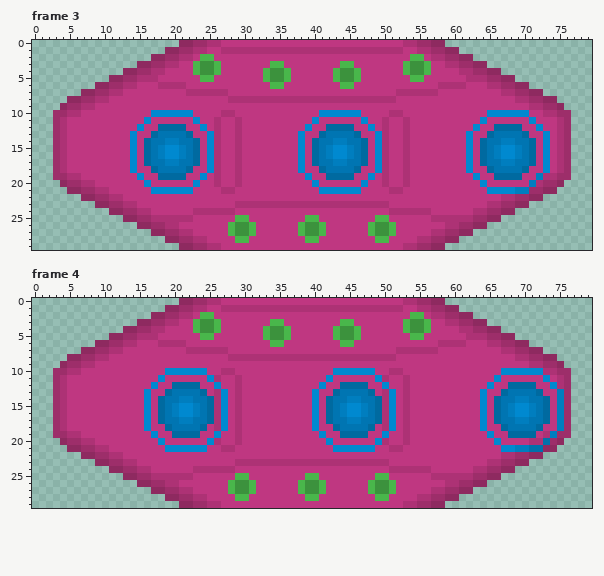
A pixel-art file gets an edit: source/images/originals/spaceship.aseprite. The picture above is the old version.
80x30 pixels, 12 frames. Colours within 5 levels of each other are drawn and written as one. Shown: frame 3, frame 4. The commit also changed other frames, which this record leaves out.
Now the later version:
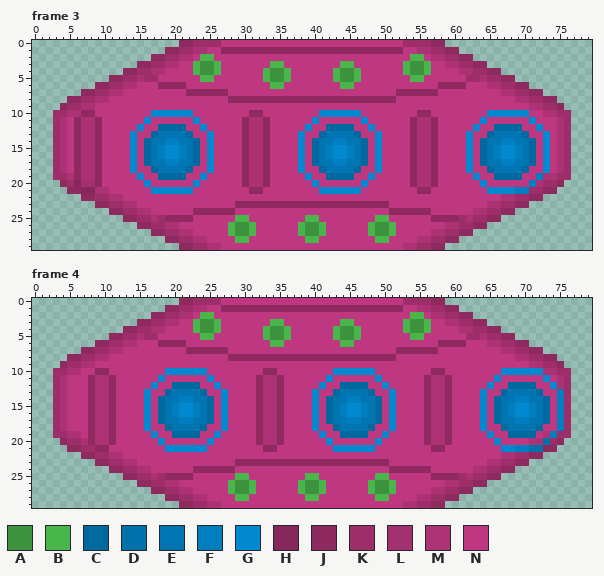
Palette (. is transparent): A #3c923d  B #49b64b  C #006aa0  D #0071ab  E #0075b2  F #007ebf  G #0089d0  H #85285b  J #8e2a60  K #9d2e6a  L #a4306f  M #ad3275  N #bf3781
The author wrote: Indents spin as well
Change:
Frame 3, layer "Depth":
Colour H replaces colour K in row 20 at x 6; in row 21 at x 7 to 8.
Colour J replaces colour M in row 1 at x 27 to 52; in row 6 at x 18 to 21 and 58 to 61; in row 7 at x 22 to 27 and 52 to 57; in row 8 at x 28 to 51; in row 19 at x 6; in row 23 at x 29 to 50.
Colour J replaces colour M in row 24 at x 23 to 28 and 51 to 56; in row 25 at x 19 to 22 and 57 to 60.
Colour J replaces colour N in row 10 at x 7 to 8, 31 to 32 and 55 to 56; in rows 11 to 18 at x 6, 9, 30, 33, 54 and 57; in rows 19 to 20 at x 9, 30, 33, 54 and 57; in row 21 at x 31 to 32 and 55 to 56.
Colour K replaces colour M in row 0 at x 25 to 26 and 53 to 54; in row 5 at x 16 to 17 and 62 to 63; in row 25 at x 18 and 61.
Colour L replaces colour M in row 20 at x 7 to 8.
Colour M replaces colour N in rows 11 to 19 at x 7 to 8, 31 to 32 and 55 to 56; in row 20 at x 31 to 32 and 55 to 56.
Colour N replaces colour M in row 10 at x 27 to 28 and 51 to 52; in rows 11 to 20 at x 26, 29, 50 and 53; in row 21 at x 27 to 28 and 51 to 52.
Frame 4, layer "Depth":
Colour J replaces colour M in row 1 at x 27 to 52; in row 6 at x 18 to 21 and 58 to 61; in row 7 at x 22 to 27 and 52 to 57; in row 8 at x 28 to 51; in row 20 at x 8; in row 21 at x 9 to 10.
Colour J replaces colour M in row 23 at x 29 to 50; in row 24 at x 23 to 28 and 51 to 56; in row 25 at x 19 to 22 and 57 to 60.
Colour J replaces colour N in row 10 at x 9 to 10, 33 to 34 and 57 to 58; in rows 11 to 19 at x 8, 11, 32, 35, 56 and 59; in row 20 at x 11, 32, 35, 56 and 59; in row 21 at x 33 to 34 and 57 to 58.
Colour K replaces colour M in row 0 at x 25 to 26 and 53 to 54; in row 5 at x 16 to 17 and 62 to 63; in row 25 at x 18 and 61.
Colour M replaces colour N in rows 11 to 20 at x 9 to 10, 33 to 34 and 57 to 58.
Colour N replaces colour M in row 10 at x 27 to 28 and 51 to 52; in row 11 at x 26, 29, 50 and 53; in row 12 at x 29 and 53; in rows 13 to 18 at x 26, 29, 50 and 53; in row 19 at x 29 and 53; in row 20 at x 26, 29, 50 and 53.
Colour N replaces colour M in row 21 at x 27 to 28 and 51 to 52.
